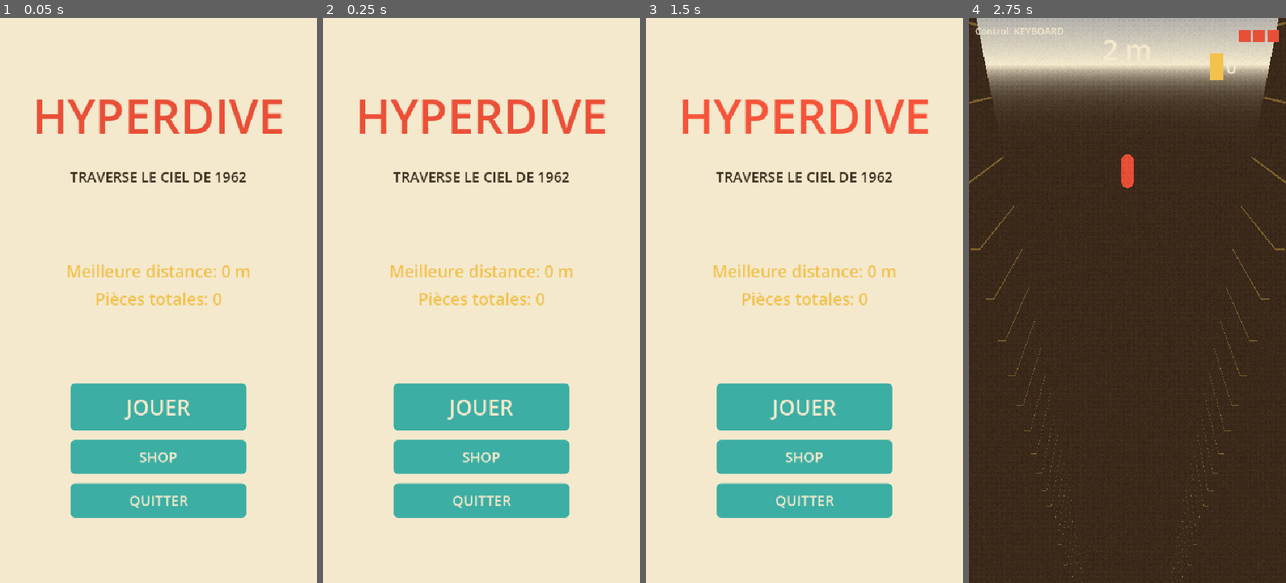
Above: before the commit, frames 1-4 (left to right).
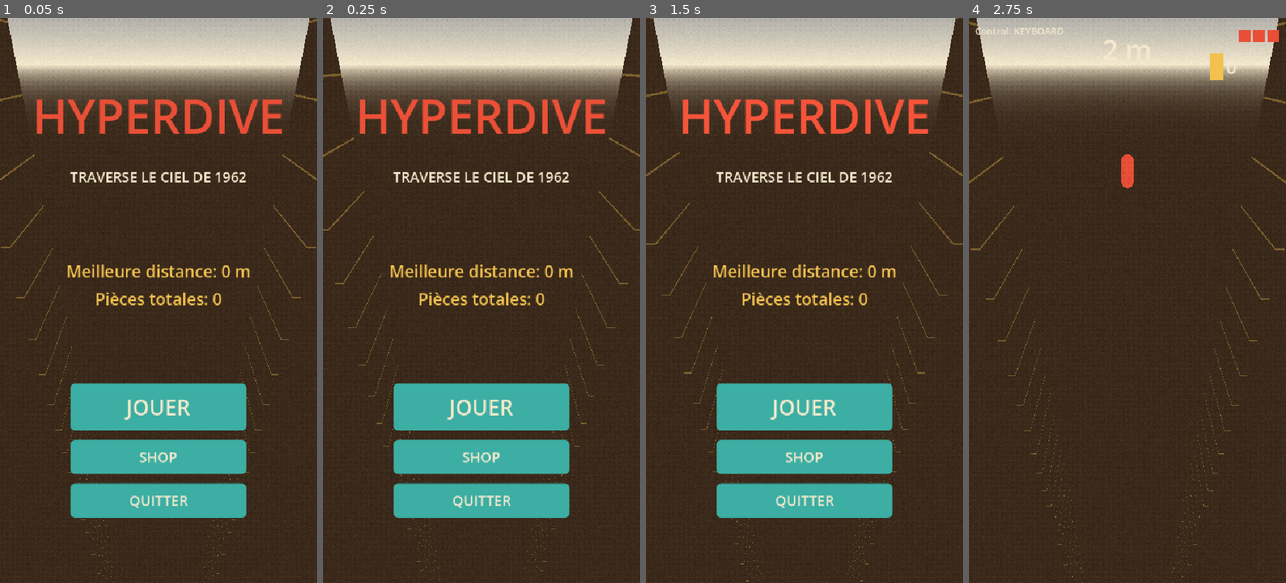
Above: after the commit, the same moments.

Repository: quvntvn/Hyperdive
Game: Godot game, scene res://scenes/ui/main_menu.tscn
The game is run twice, just before and just after one commit, with the same random seed, the same clock (stepped at 60 frames per second) and the same inputs.
Inputs:
- Up to frame 1 (0.05 s): no input
- Up to frame 2 (0.25 s): no input
- Up to frame 3 (1.5 s): click "SHOP" at 0.5 s; click "FERMER" at 1.25 s
- Up to frame 4 (2.75 s): click "JOUER" at 2 s

The runs differ from the first frame. In frame 1, 84% of the frame differs, in the area x 0-100%, y 0-100%; in frame 2, 84%; in frame 3, 84%; in frame 4, nothing differs.

Commit message:
feat(ui): menu avec preview 3D du couloir défilant en boucle + halftone
Co-Authored-By: Claude Sonnet 4.6 <noreply@anthropic.com>

Diff:
--- a/hyperdive/scenes/ui/main_menu.tscn
+++ b/hyperdive/scenes/ui/main_menu.tscn
@@ -1,19 +1,57 @@
-[gd_scene load_steps=3 format=3]
+[gd_scene load_steps=9 format=3]
 
 [ext_resource type="Script" path="res://scripts/ui/main_menu.gd" id="MainMenuScript"]
 [ext_resource type="PackedScene" path="res://scenes/ui/shop_screen.tscn" id="ShopScene"]
+[ext_resource type="PackedScene" path="res://scenes/gameplay/corridor_walls.tscn" id="CorridorWallsScene"]
+[ext_resource type="PackedScene" path="res://scenes/effects/post_process.tscn" id="PostProcessScene"]
+[ext_resource type="Script" path="res://scripts/ui/menu_camera.gd" id="MenuCameraScript"]
 
-[node name="MainMenu" type="Control"]
+[sub_resource type="ProceduralSkyMaterial" id="ProceduralSkyMaterial_1"]
+sky_top_color = Color(0.122, 0.188, 0.369, 1)
+sky_horizon_color = Color(0.957, 0.914, 0.804, 1)
+ground_bottom_color = Color(0.239, 0.173, 0.118, 1)
+ground_horizon_color = Color(0.957, 0.914, 0.804, 1)
+
+[sub_resource type="Sky" id="Sky_1"]
+sky_material = SubResource("ProceduralSkyMaterial_1")
+
+[sub_resource type="Environment" id="Environment_1"]
+background_mode = 2
+sky = SubResource("Sky_1")
+ambient_light_source = 2
+ambient_light_color = Color(0.957, 0.914, 0.804, 1)
+ambient_light_energy = 0.3
+
+[node name="MainMenu" type="Node3D"]
+script = ExtResource("MainMenuScript")
+
+[node name="WorldEnvironment" type="WorldEnvironment" parent="."]
+environment = SubResource("Environment_1")
+
+[node name="DirectionalLight3D" type="DirectionalLight3D" parent="."]
+transform = Transform3D(0.86601907, -0.3535631, -0.3535593, 0, 0.70710295, -0.7071106, 0.500011, 0.61237127, 0.61236465, 0, 0, 0)
+light_color = Color(1, 0.878, 0.706, 1)
+light_energy = 1.5
+shadow_enabled = true
+
+[node name="CorridorWalls" parent="." instance=ExtResource("CorridorWallsScene")]
+
+[node name="PreviewCamera" type="Camera3D" parent="."]
+transform = Transform3D(1, 0, 0, 0, 0.8192, 0.5736, 0, -0.5736, 0.8192, 0, 5, 12)
+fov = 80.0
+script = ExtResource("MenuCameraScript")
+
+[node name="PostProcess" parent="." instance=ExtResource("PostProcessScene")]
+
+[node name="MenuUI" type="CanvasLayer" parent="."]
+layer = 1
+
+[node name="Screen" type="Control" parent="MenuUI"]
 anchor_right = 1.0
 anchor_bottom = 1.0
-script = ExtResource("MainMenuScript")
+mouse_filter = 2
 
-[node name="Background" type="ColorRect" parent="."]
-anchor_right = 1.0
-anchor_bottom = 1.0
-color = Color(0.957, 0.914, 0.804, 1)
-
-[node name="Layout" type="VBoxContainer" parent="."]
+[node name="Layout" type="VBoxContainer" parent="MenuUI/Screen"]
 anchor_right = 1.0
 anchor_bottom = 1.0
 offset_left = 40.0
@@ -23,7 +61,7 @@
 alignment = 1
 theme_override_constants/separation = 32
 
-[node name="TitleLabel" type="Label" parent="Layout"]
+[node name="TitleLabel" type="Label" parent="MenuUI/Screen/Layout"]
 unique_name_in_owner = true
 text = "HYPERDIVE"
 clip_text = false
@@ -32,53 +70,53 @@
 theme_override_font_sizes/font_size = 80
 theme_override_colors/font_color = Color(0.914, 0.310, 0.216, 1)
 
-[node name="SubtitleLabel" type="Label" parent="Layout"]
+[node name="SubtitleLabel" type="Label" parent="MenuUI/Screen/Layout"]
 text = "TRAVERSE LE CIEL DE 1962"
 horizontal_alignment = 1
 theme_override_font_sizes/font_size = 24
-theme_override_colors/font_color = Color(0.239, 0.173, 0.118, 1)
+theme_override_colors/font_color = Color(0.957, 0.914, 0.804, 1)
 
-[node name="Spacer1" type="Control" parent="Layout"]
+[node name="Spacer1" type="Control" parent="MenuUI/Screen/Layout"]
 custom_minimum_size = Vector2(0, 60)
 
-[node name="StatsContainer" type="VBoxContainer" parent="Layout"]
+[node name="StatsContainer" type="VBoxContainer" parent="MenuUI/Screen/Layout"]
 theme_override_constants/separation = 8
 
-[node name="BestLabel" type="Label" parent="Layout/StatsContainer"]
+[node name="BestLabel" type="Label" parent="MenuUI/Screen/Layout/StatsContainer"]
 unique_name_in_owner = true
 text = "Meilleure distance: 0 m"
 horizontal_alignment = 1
 theme_override_font_sizes/font_size = 28
 theme_override_colors/font_color = Color(0.949, 0.757, 0.306, 1)
 
-[node name="CoinsLabel" type="Label" parent="Layout/StatsContainer"]
+[node name="CoinsLabel" type="Label" parent="MenuUI/Screen/Layout/StatsContainer"]
 unique_name_in_owner = true
 text = "Pièces totales: 0"
 horizontal_alignment = 1
 theme_override_font_sizes/font_size = 28
 theme_override_colors/font_color = Color(0.949, 0.757, 0.306, 1)
 
-[node name="Spacer2" type="Control" parent="Layout"]
+[node name="Spacer2" type="Control" parent="MenuUI/Screen/Layout"]
 custom_minimum_size = Vector2(0, 60)
 
-[node name="ButtonsContainer" type="VBoxContainer" parent="Layout"]
+[node name="ButtonsContainer" type="VBoxContainer" parent="MenuUI/Screen/Layout"]
 theme_override_constants/separation = 16
 
-[node name="JouerButton" type="Button" parent="Layout/ButtonsContainer"]
+[node name="JouerButton" type="Button" parent="MenuUI/Screen/Layout/ButtonsContainer"]
 unique_name_in_owner = true
 custom_minimum_size = Vector2(300, 80)
 size_flags_horizontal = 4
 text = "JOUER"
 theme_override_font_sizes/font_size = 36
 
-[node name="ShopButton" type="Button" parent="Layout/ButtonsContainer"]
+[node name="ShopButton" type="Button" parent="MenuUI/Screen/Layout/ButtonsContainer"]
 unique_name_in_owner = true
 custom_minimum_size = Vector2(300, 56)
 size_flags_horizontal = 4
 text = "SHOP"
 theme_override_font_sizes/font_size = 24
 
-[node name="QuitterButton" type="Button" parent="Layout/ButtonsContainer"]
+[node name="QuitterButton" type="Button" parent="MenuUI/Screen/Layout/ButtonsContainer"]
 unique_name_in_owner = true
 custom_minimum_size = Vector2(300, 56)
 size_flags_horizontal = 4
--- a/hyperdive/scripts/ui/main_menu.gd
+++ b/hyperdive/scripts/ui/main_menu.gd
@@ -1,4 +1,4 @@
-extends Control
+extends Node3D
 class_name MainMenu
 
 func _ready() -> void:
--- /dev/null
+++ b/hyperdive/scripts/ui/menu_camera.gd
@@ -0,0 +1,15 @@
+extends Camera3D
+class_name MenuCamera
+
+const DESCENT_SPEED: float = 3.0
+const LOOP_DISTANCE: float = 20.0
+
+var _start_y: float
+
+func _ready() -> void:
+	_start_y = global_position.y
+
+func _process(delta: float) -> void:
+	global_position.y -= DESCENT_SPEED * delta
+	if _start_y - global_position.y >= LOOP_DISTANCE:
+		global_position.y += LOOP_DISTANCE
